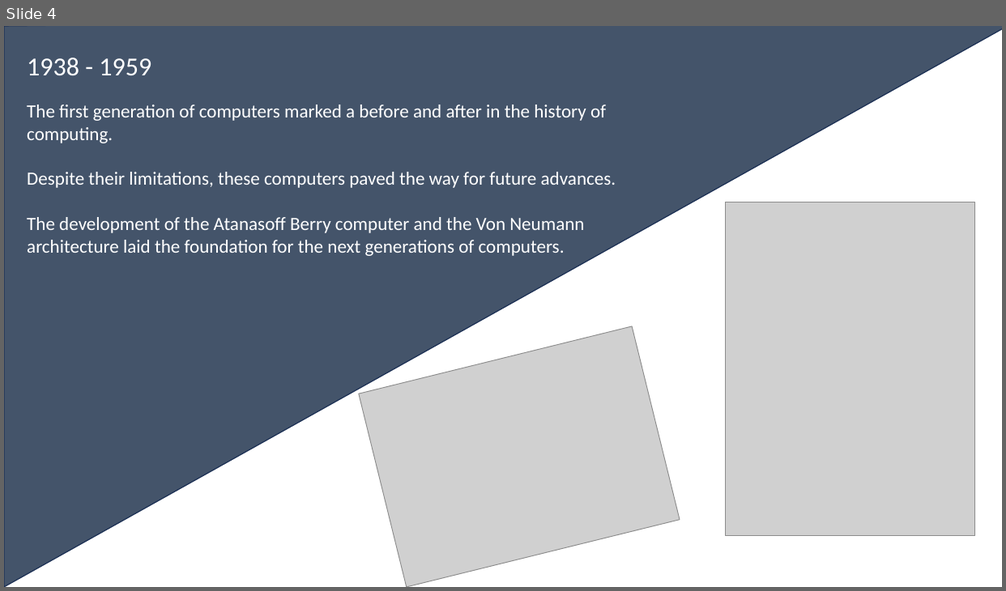
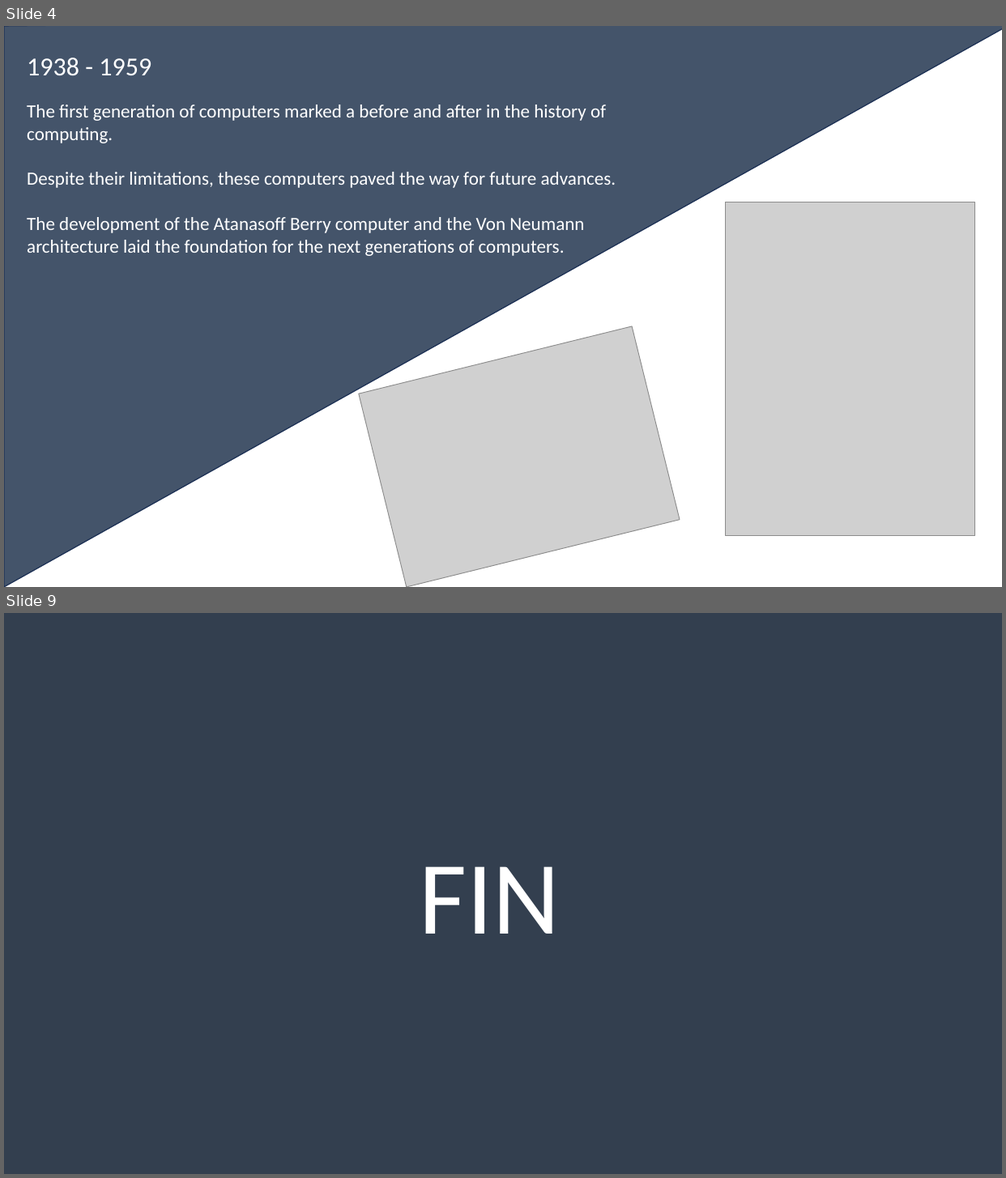
Before and after one commit to Franciscomr10/DAM, a slide deck: Sistemas Informaticos/UD1/Trabajo historia sistema informaticos.pptx. Shown one above the other, each under a label of ours: slide 4 before the commit, slides 4 and 9 after it; the slides between them are not shown. The pictures are 1006x591 and 1006x1178 pixels, drawn with LibreOffice and Linux fonts; fonts in the diff are those of the drawing; grey boxes stand for pictures; background and template pictures are left out. Boxes give left, top, right and bottom in pixels: in the first picture for what was removed or moved away, otherwise in the second. Text is boxed around its words. In the diff, an @@ line names an element or a change of style, - is before the commit and + after.

```diff
--- a/Sistemas Informaticos/UD1/Trabajo historia sistema informaticos.pptx
+++ b/Sistemas Informaticos/UD1/Trabajo historia sistema informaticos.pptx
@@ slide 9 added at <box>4,613,1002,1174</box>, background #FFFFFF @@
@@ rectangle added at <box>4,613,1002,1174</box>, fill #92D050 @@
@@ rectangle added at <box>4,613,1002,1174</box>, fill #7030A0 @@
@@ rectangle added at <box>4,615,1002,1174</box>, fill #FFC000 @@
@@ rectangle added at <box>4,613,1002,1174</box>, fill #333F50 @@
@@ text added at <box>420,867,560,934</box>, 100 pt, text #FFFFFF @@
+FIN
@@ corner added at <box>4,1127,57,1174</box>, fill #333F50, outline #1E3256 1 pt @@
```
Also in this commit, not shown: 1 slide changed, 5 other slides added, 2 slides removed, 3 other files.
